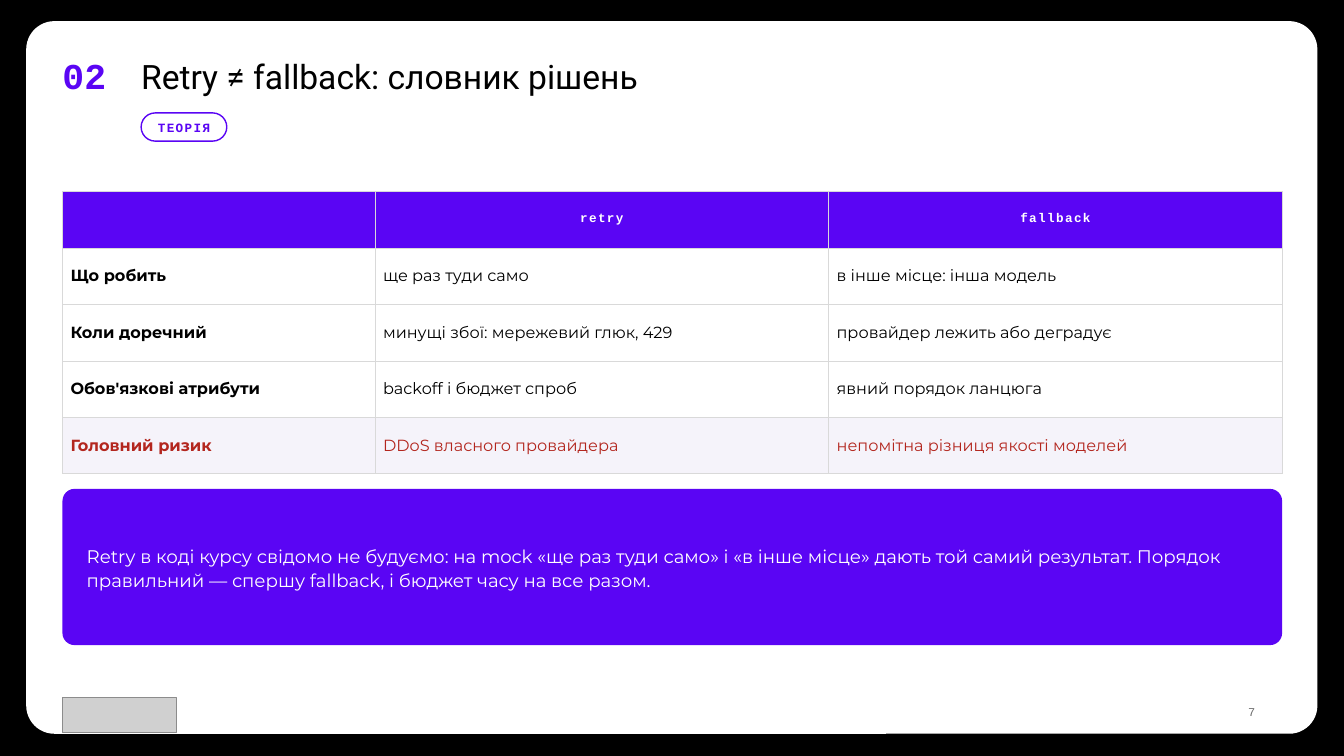
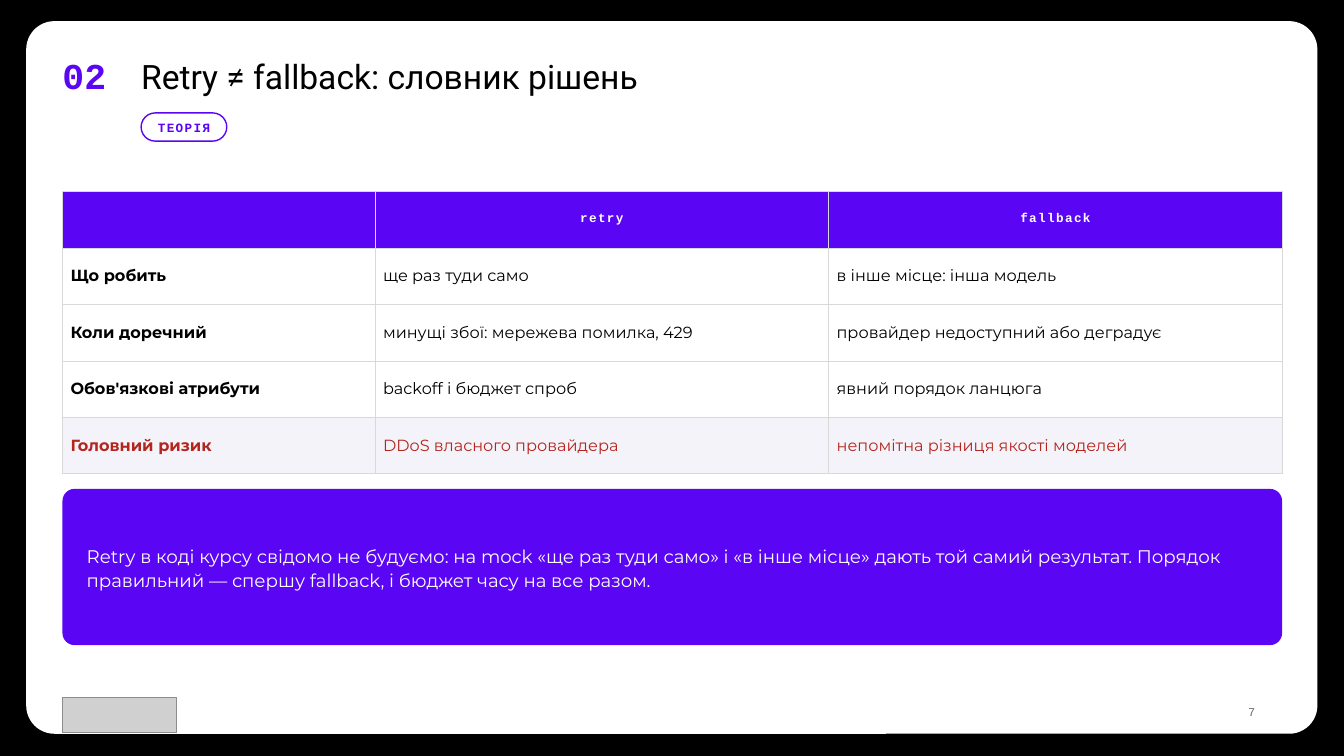
Before and after one commit to TarasFedorenkoFTV/llmops-bootcamp, a slide deck: slide 7 of docs/decks/L07.pptx. Drawn at 1344x756 pixels with LibreOffice and Linux fonts; fonts in the diff are those of the drawing; grey boxes stand for pictures; background and template pictures are left out. Boxes give left, top, right and bottom in pixels: in the first picture for what was removed or moved away, otherwise in the second. Text is boxed around its words. In the diff, an @@ line names an element or a change of style, - is before the commit and + after.

```diff
--- a/docs/decks/L07.pptx
+++ b/docs/decks/L07.pptx
@@ table at (x1=63, y1=192, x2=1282, y2=458) @@
-row 3, column 2: минущі збої: мережевий глюк, 429
+row 3, column 2: минущі збої: мережева помилка, 429
-row 3, column 3: провайдер лежить або деградує
+row 3, column 3: провайдер недоступний або деградує
```
Also in this commit, not shown: 11 other slides changed, 33 other files.
